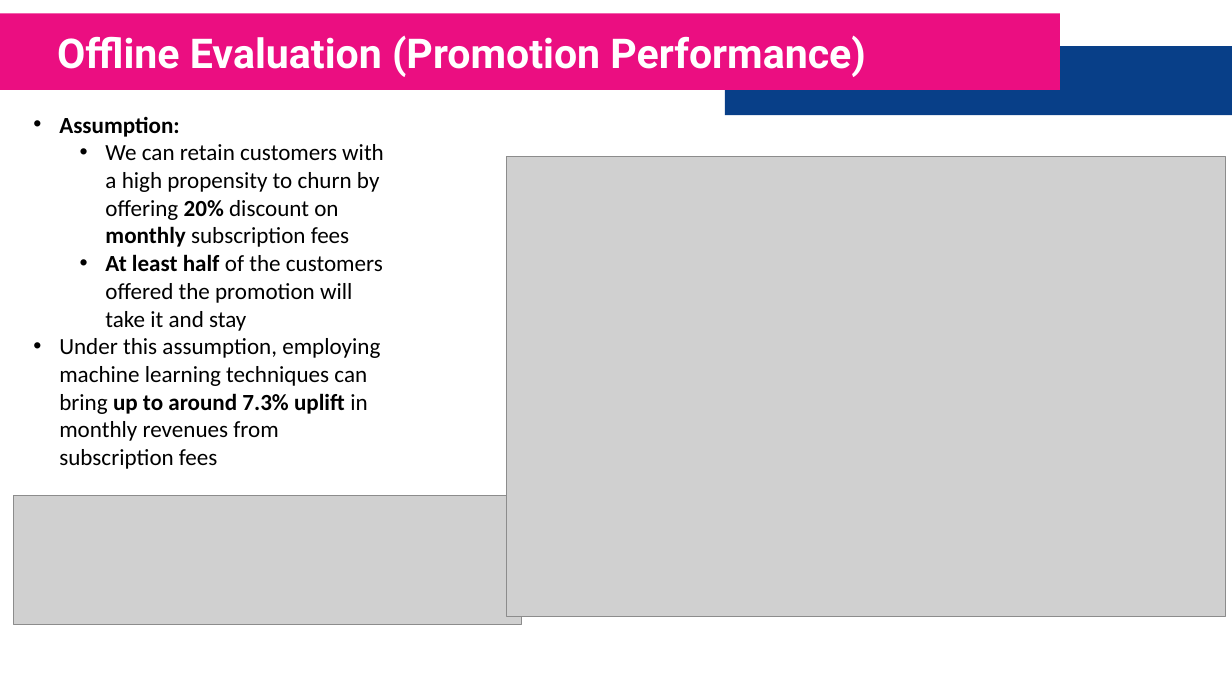
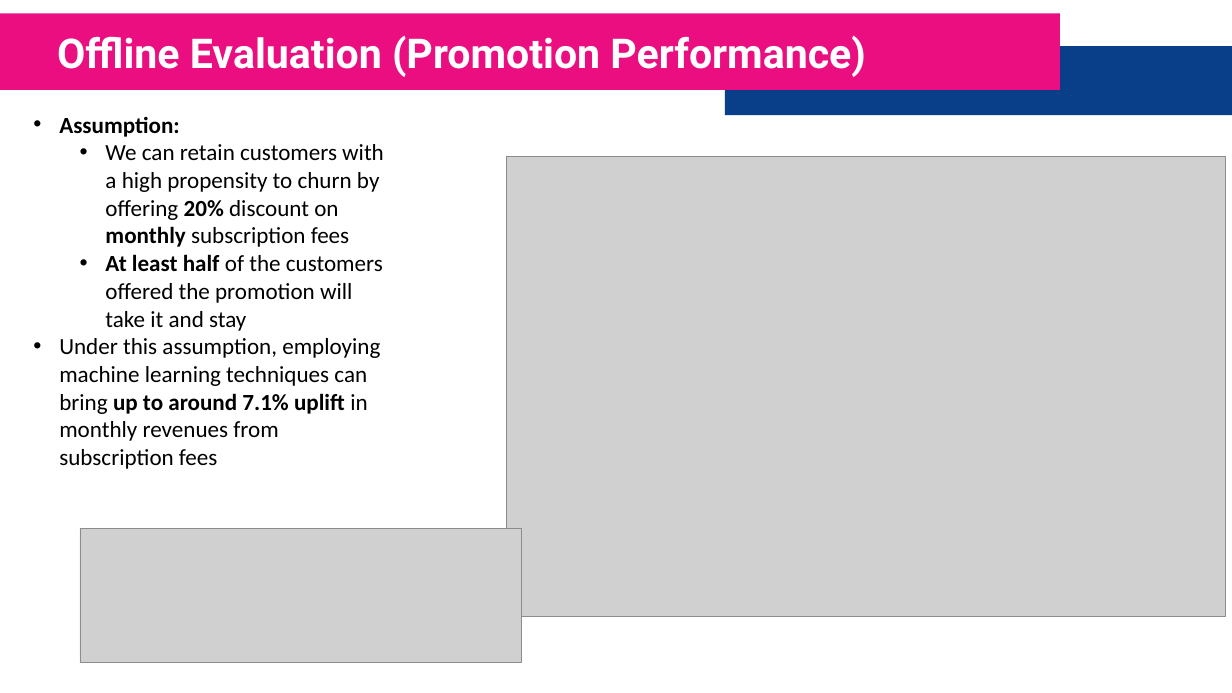
Before and after one commit to FarhadZafari/customer-churn-analysis, a slide deck: slide 11 of Presentation.pptx. Drawn at 1232x693 pixels with LibreOffice and Linux fonts; fonts in the diff are those of the drawing; grey boxes stand for pictures. Boxes give left, top, right and bottom in pixels: in the first picture for what was removed or moved away, otherwise in the second. Text is boxed around its words. In the diff, an @@ line names an element or a change of style, - is before the commit and + after.

```diff
--- a/Presentation.pptx
+++ b/Presentation.pptx
@@ text at (59,338,380,469): text changed @@
-• Under this assumption, employing machine learning techniques can bring up to around 7.3% uplift in monthly revenues from subscription fees
+• Under this assumption, employing machine learning techniques can bring up to around 7.1% uplift in monthly revenues from subscription fees
@@ picture: place and size @@
-picture at (13,496,521,625)
+picture at (80,529,522,662)
```
Also in this commit, not shown: 10 other slides changed, 1 other file.
